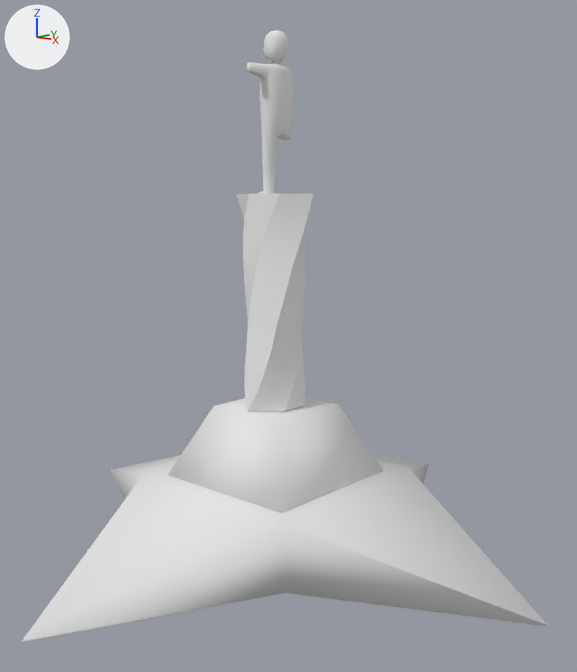
The Blender file Assets/Models/src/tower-colon2.blend: old version first, new version second.
Before and after are seen from a camera (50 mm lens) standing at (10.39, -11.51, 6.31) and looking at (-0.8, 1.06, 3.66). The axes (+X, +Y, +Z) are drawn at upper left. The lights are the same throughout.

Before the edit, the objects in view are built like this:
```python
me_cube_002 = bpy.data.meshes.new('Cube.002')
me_cube_002.from_pydata(...)  # 537 vertices, 518 faces; spans x -8.8..9.0, y -9.3..8.6, z -0.1..11.9
me_cube_002.polygons.foreach_set('use_smooth', [True] * 518)
# faces by material slot: [431, 87]
me_cube_002.materials.append(mat_tower_colonbronze)  # its picture is missing
me_cube_002.materials.append(mat_tower_colonmarmol)  # its picture is missing
ob_tower_colon = bpy.data.objects.new('tower-colon', me_cube_002)
ob_tower_colon.location = (0.0, 0.0, 0.0)
ob_tower_colon.scale = (0.633, 0.633, 0.798)
```
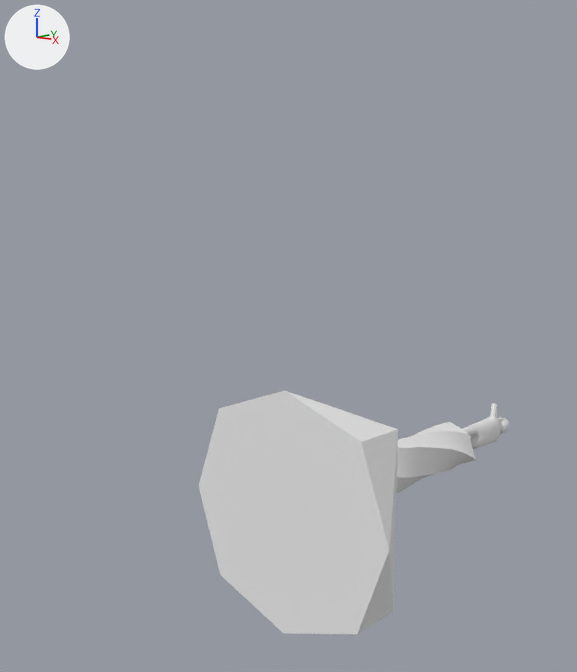
Commit message: Diveros modelos de la torre colon

Boxes [x1, y1, x2, y2] around the edits, measured in the pictures (577 x 672 px; the box of a moved part takes in the faces that stretch with it):
'tower-colon', reshaped, rescaled (41% narrower, 60% shorter): before [22, 30, 548, 642]; after [199, 390, 509, 634]
part 1 of me_cube_002, moved or reshaped: before [237, 193, 313, 412]; after [396, 422, 476, 494]
part 2 of me_cube_002, moved or reshaped: before [246, 62, 294, 194]; after [462, 403, 501, 449]
part 3 of me_cube_002, moved or reshaped: before [263, 30, 289, 64]; after [498, 417, 509, 434]
part 4 of me_cube_002, moved or reshaped: before [22, 398, 548, 642]; after [199, 390, 398, 634]

What changed in the scene script:
```text
Change me_cube_002:
    used by ob_tower_colon; location = (0.0, 0.0, 0.0); scale = (0.633, 0.633, 0.798)
    remove me_cube_002.from_pydata(...)  # 537 vertices, 518 faces; spans x -8.8..9.0, y -9.3..8.6, z -0.1..11.9
    add me_cube_002.from_pydata(...)  # 533 vertices, 518 faces; spans x -2.5..2.6, y -0.1..9.5, z -2.3..2.8
    me_cube_002 part 1: the loose piece of 66 vertices spanning x -1.2..1.3, y -1.7..0.8, z 3.2..8.3 is multiplied about the mesh origin by the matrix ((0.633, 0.0, 0.0), (0.0, -0.005, 0.798), (0.0, -0.633, -0.007))
    me_cube_002 part 2: the loose piece of 187 vertices spanning x -0.3..0.5, y -1.6..0.2, z 8.3..11.2 is multiplied about the mesh origin by the matrix ((0.633, 0.0, 0.0), (0.0, -0.005, 0.798), (0.0, -0.633, -0.007))
    me_cube_002 part 3: the loose piece of 260 vertices spanning x -0.3..0.4, y -0.7..-0.1, z 11.2..11.9 is turned -90.5 degrees about the x axis through its middle and scaled by 0.689, then moved by (0.0, 9.6, -11.4)
    me_cube_002 part 4
    24 vertices are removed from x -8.8..9.0, y -9.3..8.6, z -0.1..3.2
    24 faces are deleted
    20 vertices are added at x -2.5..2.6, y -0.1..2.5, z -2.3..2.8
    24 new faces join them, mat_tower_colonmarmol (its picture is missing)
Change ob_tower_colon:
    ob_tower_colon.scale: (0.633, 0.633, 0.798) -> (1.0, 1.0, 1.0)
```
